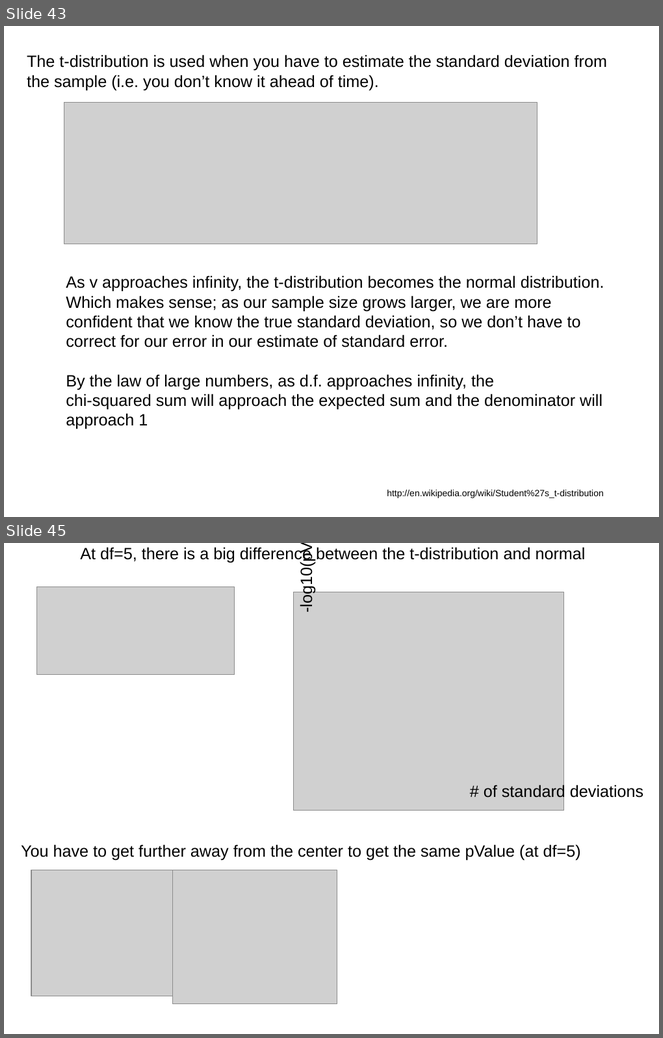
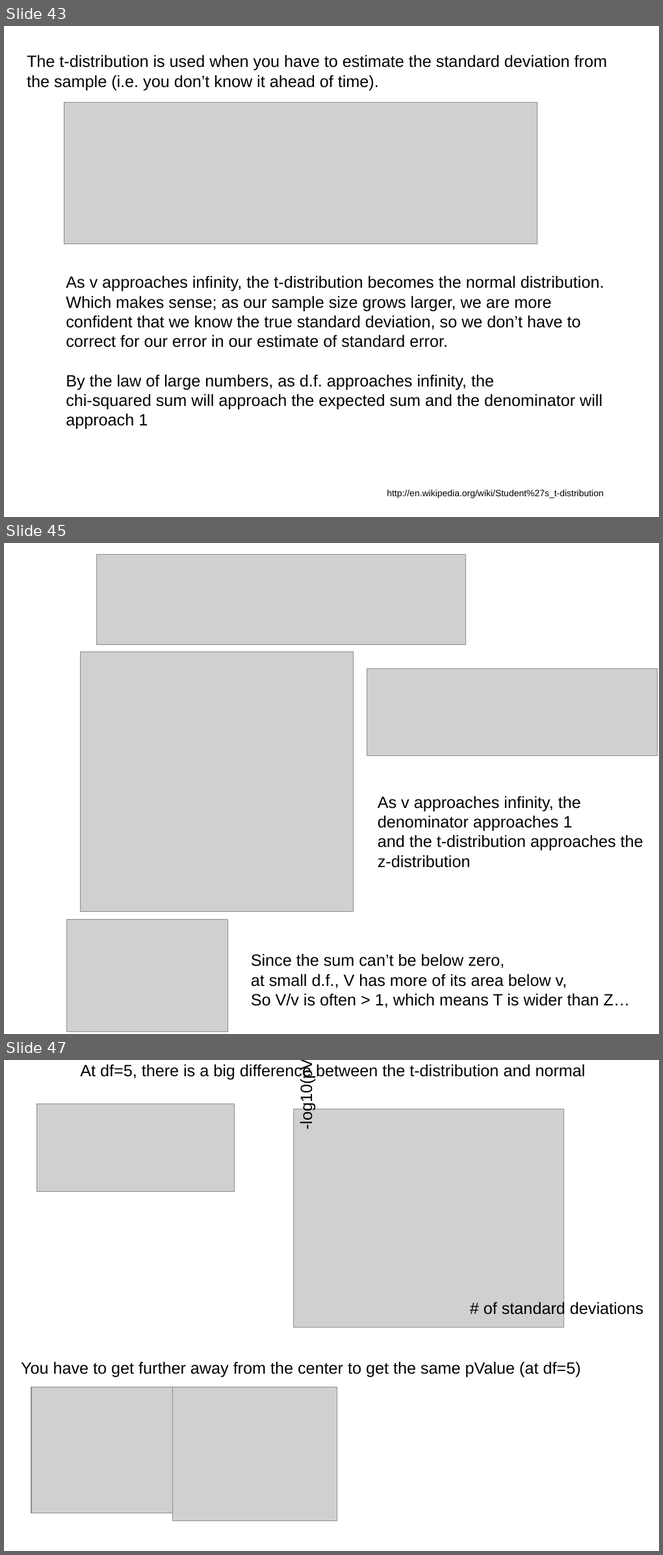
Before and after one commit to afodor/afodor.github.io, a slide deck: classes/stats2016/Lecture13.ppt. Shown one above the other, each under a label of ours: slides 43 and 45 before the commit, slides 43, 45 and 47 after it; the slides between them are not shown. The pictures are 663x1038 and 663x1555 pixels, drawn with LibreOffice and Linux fonts; fonts in the diff are those of the drawing; grey boxes stand for pictures. Boxes give left, top, right and bottom in pixels: in the first picture for what was removed or moved away, otherwise in the second. Text is boxed around its words. In the diff, an @@ line names an element or a change of style, - is before the commit and + after.

```diff
--- a/classes/stats2016/Lecture13.ppt
+++ b/classes/stats2016/Lecture13.ppt
@@ slide 45 added at box(4, 543, 659, 1034), background #FFFFFF @@
@@ picture added at box(97, 555, 467, 645) @@
@@ picture added at box(81, 652, 354, 913) @@
@@ picture added at box(367, 669, 658, 756) @@
@@ text added at box(378, 796, 644, 868), 18 pt, text #000000 @@
+As v approaches infinity, the
+denominator approaches 1
+and the t-distribution approaches the
+z-distribution
@@ picture added at box(67, 920, 228, 1032) @@
@@ text added at box(251, 954, 631, 1008), 18 pt, text #000000 @@
+Since the sum can’t be below zero,
+at small d.f., V has more of its area below v,
+So V/v is often > 1, which means T is wider than Z…
@@ what was slide 45 is now slide 47 @@
```
Also in this commit, not shown: 4 slides changed, 1 other slide added, 1 other file.
